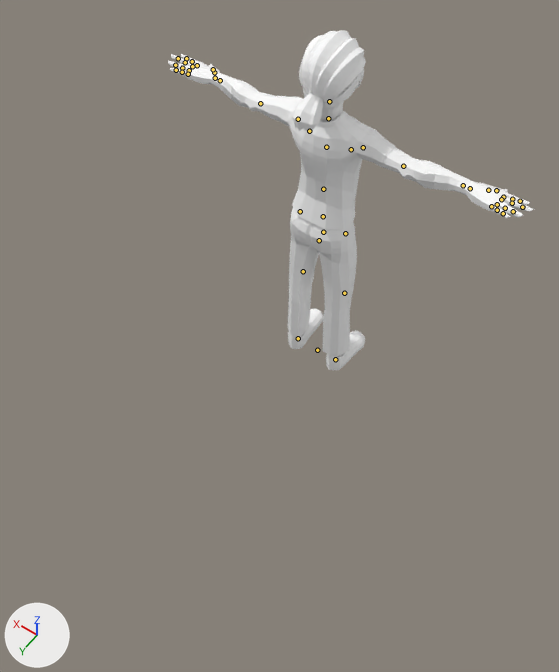
Renders of the glTF model games/work-in-progress/assets/people/casual.glb from each side of a commit.
Camera for both pictures: a 50 mm lens placed at (-1.29, 2.09, 3.34), pointed at (-0.18, 0.53, 0.89). Every picture has the same lights, and +X, +Y and +Z are marked at lower left. The picture after the commit comes second. The bones that change, and the others that lie on the model, are drawn over the model as lines.

In view in the first picture: 'SkinnedMesh'.
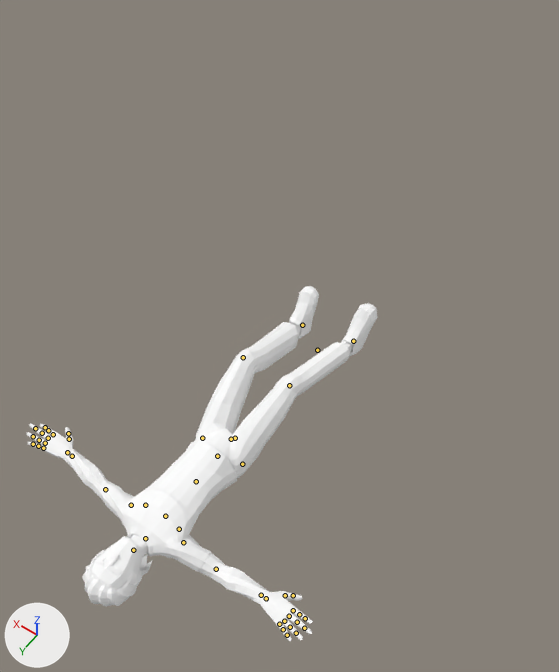
The newer file adds an action. The first version stands in its rest pose; the second is drawn at frame 19 of the action 'fall'.

The change, as JSON lines over the scene's bpy script:
```json
{"block": "bone_body", "where": "bone_body = bpy.data.objects['CharacterArmature'].pose.bones['Body']  # child of 'Root'"}
{"op": "set", "path": "bone_body.location", "old": "(0.0, 0.0, 0.0)", "new": "(0.0, -0.00793, -0.00678)"}
{"op": "set", "path": "bone_body.rotation_quaternion", "old": "(1.0, 0.0, 0.0, 0.0)", "new": "(0.713, -0.701, 0.0, 0.0)", "note": "degrees (0, 0, 0) -> degrees (-89, 0, 0)"}
{"block": "bone_neck", "where": "bone_neck = bpy.data.objects['CharacterArmature'].pose.bones['Neck']  # child of 'Chest'"}
{"op": "set", "path": "bone_neck.rotation_quaternion", "old": "(1.0, 0.0, 0.0, 0.0)", "new": "(0.993, 0.12, 0.0, 0.0)", "note": "degrees (0, 0, 0) -> degrees (14, 0, 0)"}
{"block": "bone_head", "where": "bone_head = bpy.data.objects['CharacterArmature'].pose.bones['Head']  # child of 'Neck'"}
{"op": "set", "path": "bone_head.rotation_quaternion", "old": "(1.0, 0.0, 0.0, 0.0)", "new": "(0.978, -0.21, 0.0, 0.001)", "note": "degrees (0, 0, 0) -> degrees (-24, 0, 0)"}
{"block": "bone_upperarm_l", "where": "bone_upperarm_l = bpy.data.objects['CharacterArmature'].pose.bones['UpperArm.L']  # child of 'Shoulder.L'"}
{"op": "set", "path": "bone_upperarm_l.rotation_quaternion", "old": "(1.0, 0.0, 0.0, 0.0)", "new": "(-0.936, 0.058, -0.324, -0.125)", "note": "degrees (0, 0, 0) -> degrees (-2, 38, 15)"}
{"block": "bone_lowerarm_l", "where": "bone_lowerarm_l = bpy.data.objects['CharacterArmature'].pose.bones['LowerArm.L']  # child of 'UpperArm.L'"}
{"op": "set", "path": "bone_lowerarm_l.rotation_quaternion", "old": "(1.0, 0.0, 0.0, 0.0)", "new": "(0.974, 0.128, 0.149, -0.115)", "note": "degrees (0, 0, 0) -> degrees (13, 19, -11)"}
{"block": "bone_wrist_l", "where": "bone_wrist_l = bpy.data.objects['CharacterArmature'].pose.bones['Wrist.L']  # child of 'LowerArm.L'"}
{"op": "set", "path": "bone_wrist_l.rotation_quaternion", "old": "(1.0, 0.0, 0.0, 0.0)", "new": "(0.973, -0.013, 0.229, 0.004)", "note": "degrees (0, 0, 0) -> degrees (-2, 27, 0)"}
{"block": "bone_index2_l", "where": "bone_index2_l = bpy.data.objects['CharacterArmature'].pose.bones['Index2.L']  # child of 'Index1.L'"}
{"op": "set", "path": "bone_index2_l.rotation_quaternion", "old": "(1.0, 0.0, 0.0, 0.0)", "new": "(0.992, -0.122, 0.016, 0.001)", "note": "degrees (0, 0, 0) -> degrees (-14, 2, 0)"}
{"block": "bone_index3_l", "where": "bone_index3_l = bpy.data.objects['CharacterArmature'].pose.bones['Index3.L']  # child of 'Index2.L'"}
{"op": "set", "path": "bone_index3_l.rotation_quaternion", "old": "(1.0, 0.0, 0.0, 0.0)", "new": "(0.998, -0.064, 0.015, 0.008)", "note": "degrees (0, 0, 0) -> degrees (-7, 2, 1)"}
{"block": "bone_thumb3_l", "where": "bone_thumb3_l = bpy.data.objects['CharacterArmature'].pose.bones['Thumb3.L']  # child of 'Thumb2.L'"}
{"op": "set", "path": "bone_thumb3_l.rotation_quaternion", "old": "(1.0, 0.0, 0.0, 0.0)", "new": "(0.992, -0.113, -0.029, 0.056)", "note": "degrees (0, 0, 0) -> degrees (-13, -3, 7)"}
{"block": "bone_upperarm_r", "where": "bone_upperarm_r = bpy.data.objects['CharacterArmature'].pose.bones['UpperArm.R']  # child of 'Shoulder.R'"}
{"op": "set", "path": "bone_upperarm_r.rotation_quaternion", "old": "(1.0, 0.0, 0.0, 0.0)", "new": "(0.936, -0.058, -0.324, -0.125)", "note": "degrees (0, 0, 0) -> degrees (-2, -38, -15)"}
{"block": "bone_lowerarm_r", "where": "bone_lowerarm_r = bpy.data.objects['CharacterArmature'].pose.bones['LowerArm.R']  # child of 'UpperArm.R'"}
{"op": "set", "path": "bone_lowerarm_r.rotation_quaternion", "old": "(1.0, 0.0, 0.0, 0.0)", "new": "(0.978, 0.128, -0.139, 0.089)", "note": "degrees (0, 0, 0) -> degrees (14, -17, 8)"}
{"block": "bone_wrist_r", "where": "bone_wrist_r = bpy.data.objects['CharacterArmature'].pose.bones['Wrist.R']  # child of 'LowerArm.R'"}
{"op": "set", "path": "bone_wrist_r.rotation_quaternion", "old": "(1.0, 0.0, 0.0, 0.0)", "new": "(0.973, -0.013, -0.229, -0.004)", "note": "degrees (0, 0, 0) -> degrees (-2, -27, 0)"}
{"block": "bone_thumb3_r", "where": "bone_thumb3_r = bpy.data.objects['CharacterArmature'].pose.bones['Thumb3.R']  # child of 'Thumb2.R'"}
{"op": "set", "path": "bone_thumb3_r.rotation_quaternion", "old": "(1.0, 0.0, 0.0, 0.0)", "new": "(0.992, -0.113, 0.029, -0.056)", "note": "degrees (0, 0, 0) -> degrees (-13, 3, -7)"}
{"block": "bone_upperleg_l", "where": "bone_upperleg_l = bpy.data.objects['CharacterArmature'].pose.bones['UpperLeg.L']  # child of 'Body'"}
{"op": "set", "path": "bone_upperleg_l.rotation_quaternion", "old": "(1.0, 0.0, 0.0, 0.0)", "new": "(-0.974, 0.023, 0.081, -0.208)", "note": "degrees (0, 0, 0) -> degrees (-5, -9, 24)"}
{"block": "bone_lowerleg_l", "where": "bone_lowerleg_l = bpy.data.objects['CharacterArmature'].pose.bones['LowerLeg.L']  # child of 'UpperLeg.L'"}
{"op": "set", "path": "bone_lowerleg_l.rotation_quaternion", "old": "(1.0, 0.0, 0.0, 0.0)", "new": "(0.93, 0.368, 0.0, 0.0)", "note": "degrees (0, 0, 0) -> degrees (43, 0, 0)"}
{"block": "bone_upperleg_r", "where": "bone_upperleg_r = bpy.data.objects['CharacterArmature'].pose.bones['UpperLeg.R']  # child of 'Body'"}
{"op": "set", "path": "bone_upperleg_r.rotation_quaternion", "old": "(1.0, 0.0, 0.0, 0.0)", "new": "(0.963, -0.037, -0.043, -0.264)", "note": "degrees (0, 0, 0) -> degrees (-3, -6, -31)"}
{"block": "bone_lowerleg_r", "where": "bone_lowerleg_r = bpy.data.objects['CharacterArmature'].pose.bones['LowerLeg.R']  # child of 'UpperLeg.R'"}
{"op": "set", "path": "bone_lowerleg_r.rotation_quaternion", "old": "(1.0, 0.0, 0.0, 0.0)", "new": "(0.933, 0.361, 0.0, 0.0)", "note": "degrees (0, 0, 0) -> degrees (42, 0, 0)"}
{"block": "bone_foot_l", "where": "bone_foot_l = bpy.data.objects['CharacterArmature'].pose.bones['Foot.L']  # child of 'Root'"}
{"op": "set", "path": "bone_foot_l.location", "old": "(0.0, 0.0, 0.0)", "new": "(0.0, 0.00039, -0.00078)"}
{"op": "set", "path": "bone_foot_l.rotation_quaternion", "old": "(1.0, 0.0, 0.0, 0.0)", "new": "(0.842, -0.539, 0.0, 0.0)", "note": "degrees (0, 0, 0) -> degrees (-65, 0, 0)"}
{"block": "bone_foot_r", "where": "bone_foot_r = bpy.data.objects['CharacterArmature'].pose.bones['Foot.R']  # child of 'Root'"}
{"op": "set", "path": "bone_foot_r.location", "old": "(0.0, 0.0, 0.0)", "new": "(-0.00077, 0.00032, -0.00186)"}
{"op": "set", "path": "bone_foot_r.rotation_quaternion", "old": "(1.0, 0.0, 0.0, 0.0)", "new": "(0.844, -0.536, 0.0, 0.0)", "note": "degrees (0, 0, 0) -> degrees (-65, 0, 0)"}
```

Where the change shows, as pixel boxes [x1, y1, x2, y2] in the pictures (559 x 672 px):
```json
{"object": "SkinnedMesh", "change": "posed", "before": [168, 30, 533, 370], "after": [27, 286, 378, 641]}
{"bone": "Body", "before": "(319, 240) to (319, 239)", "after": "(235, 438) to (234, 439)"}
{"bone": "Neck", "before": "(328, 118) to (328, 116)", "after": "(145, 538) to (144, 540)"}
{"bone": "Head", "before": "(329, 101) to (329, 99)", "after": "(133, 550) to (132, 551)"}
{"bone": "UpperArm.L", "before": "(298, 119) to (296, 118)", "after": "(131, 505) to (130, 504)"}
{"bone": "LowerArm.L", "before": "(260, 103) to (259, 103)", "after": "(105, 489) to (104, 488)"}
{"bone": "Wrist.L", "before": "(220, 80) to (218, 80)", "after": "(72, 456) to (70, 455)"}
{"bone": "Index2.L", "before": "(197, 65) to (196, 64)", "after": "(53, 434) to (52, 433)"}
{"bone": "Index3.L", "before": "(192, 61) to (190, 60)", "after": "(48, 430) to (47, 429)"}
{"bone": "Thumb3.L", "before": "(213, 69) to (212, 68)", "after": "(68, 433) to (68, 432)"}
{"bone": "UpperArm.R", "before": "(363, 147) to (365, 148)", "after": "(183, 542) to (185, 543)"}
{"bone": "LowerArm.R", "before": "(403, 166) to (405, 166)", "after": "(216, 569) to (217, 570)"}
{"bone": "Wrist.R", "before": "(463, 185) to (465, 186)", "after": "(261, 595) to (262, 596)"}
{"bone": "Thumb3.R", "before": "(496, 190) to (499, 191)", "after": "(293, 595) to (294, 596)"}
{"bone": "UpperLeg.L", "before": "(300, 211) to (300, 212)", "after": "(202, 438) to (203, 437)"}
{"bone": "LowerLeg.L", "before": "(303, 271) to (303, 272)", "after": "(243, 357) to (243, 357)"}
{"bone": "UpperLeg.R", "before": "(345, 233) to (345, 234)", "after": "(242, 464) to (243, 463)"}
{"bone": "LowerLeg.R", "before": "(344, 293) to (344, 293)", "after": "(289, 385) to (290, 385)"}
{"bone": "Foot.L", "before": "(298, 338) to (299, 337)", "after": "(302, 325) to (303, 323)"}
{"bone": "Foot.R", "before": "(335, 359) to (336, 358)", "after": "(353, 341) to (354, 339)"}
```
